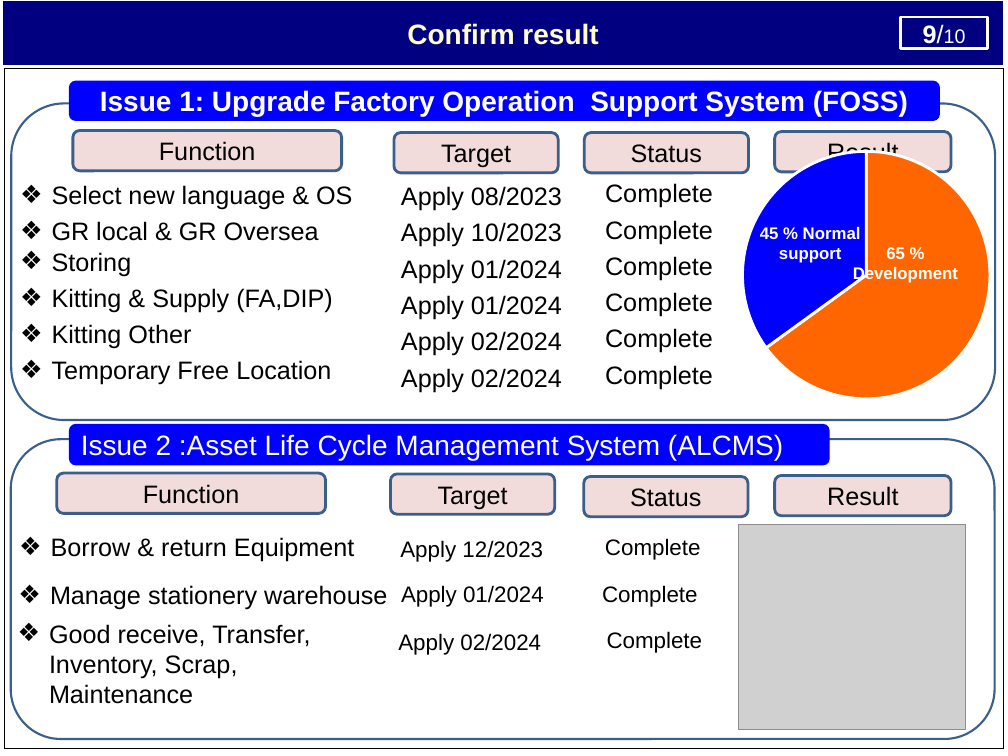
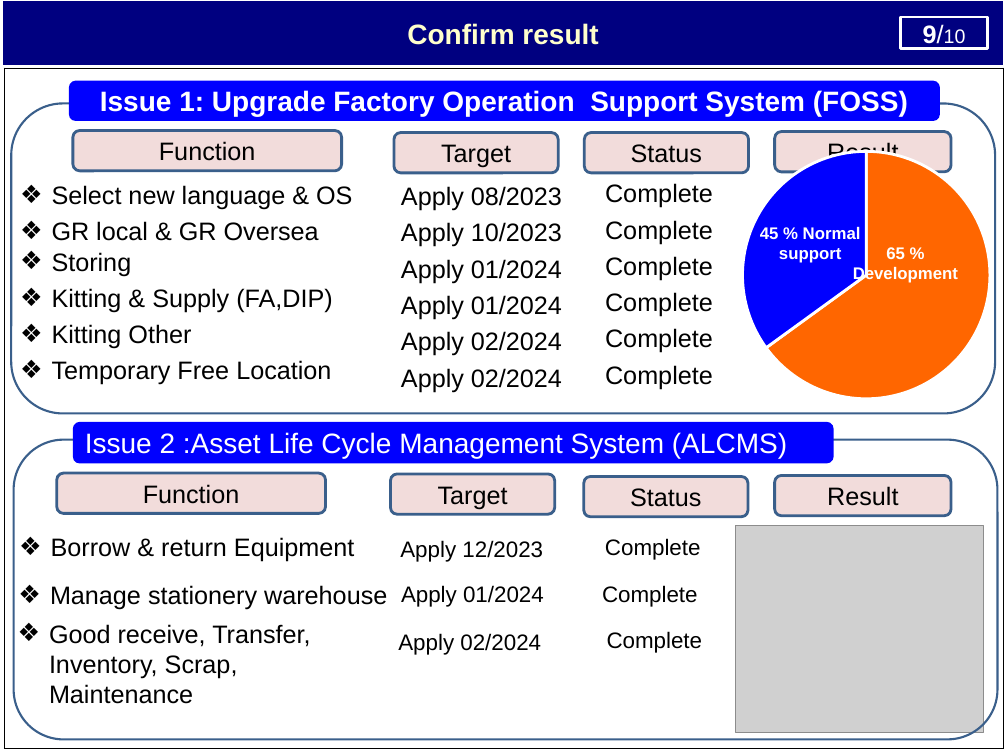
Before and after one commit to thietbicongnghevietnam/ReportPSNV, a slide deck: slide 10 of Report_test.pptx. Drawn at 1008x756 pixels with LibreOffice and Linux fonts; fonts in the diff are those of the drawing; grey boxes stand for pictures. Boxes give left, top, right and bottom in pixels: in the first picture for what was removed or moved away, otherwise in the second. Text is boxed around its words. In the diff, an @@ line names an element or a change of style, - is before the commit and + after.

```diff
--- a/Report_test.pptx
+++ b/Report_test.pptx
@@ rounded rectangle resized from (x1=11, y1=104, x2=995, y2=420) to (x1=11, y1=104, x2=995, y2=414) @@
@@ rounded rectangle "Issue 2 :Asset Life Cycle ..." moved from (x1=69, y1=423, x2=830, y2=465) to (x1=73, y1=422, x2=834, y2=464) @@
@@ picture resized from (x1=739, y1=525, x2=967, y2=730) to (x1=736, y1=525, x2=984, y2=732) @@
```
Also in this commit, not shown: 7 other slides changed, 1 other file.
